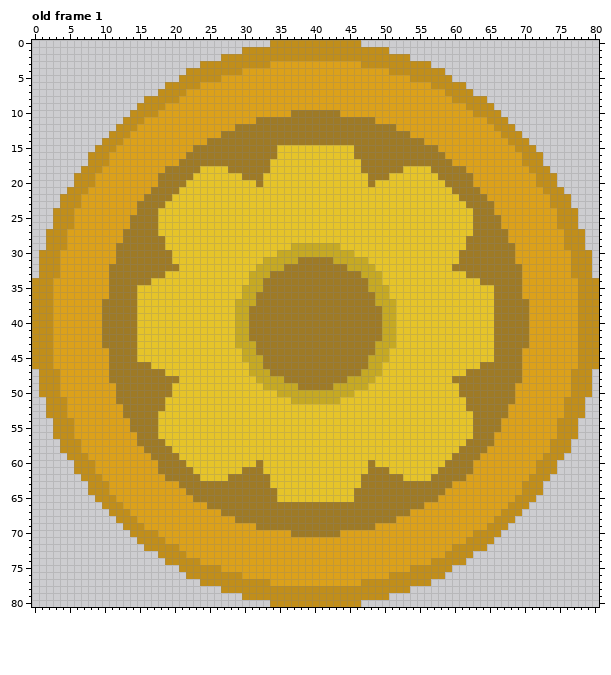
Pixel-art file -- images/aseprite/slider.aseprite. Above, as it was before the edit.
81x81 pixels, 1 frame. Shown: old frame 1.
The result:
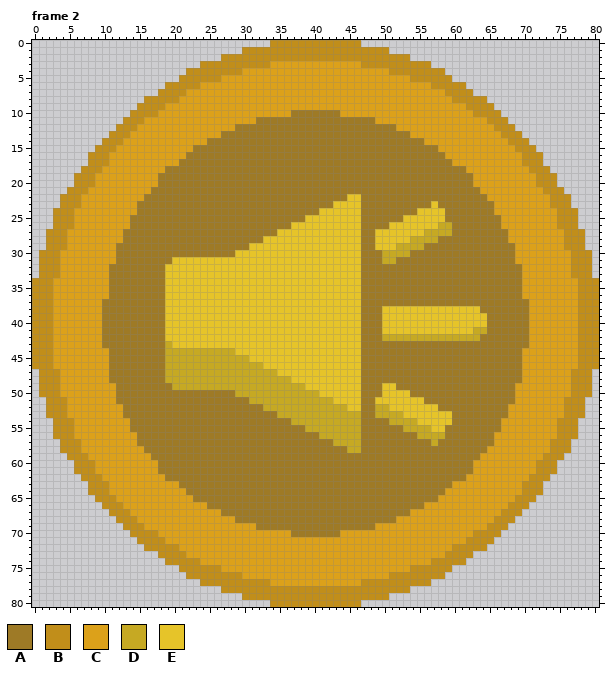
Palette (. is transparent): A #9e7a26  B #c18e1a  C #dca11a  D #c6a923  E #e6c429
A new or re-ordered frame is compared with the old frame closest to it.
Change:
frames 1 -> 2
Changed rows in their new state; - is an unchanged pixel.
Frame 2 is new; against old frame 1:
first column x 15:
15 --------------------AAAAAAAAAAA--------------------
16 --------------------AAAAAAAAAAA--------------------
17 -------------------AAAAAAAAAAAAA-------------------
18 ---------AAAA------AAAAAAAAAAAAA------AAAA---------
19 --------AAAAAAA---AAAAAAAAAAAAAAA---AAAAAAA--------
20 -------AAAAAAAAAA-AAAAAAAAAAAAAAA-AAAAAAAAAA-------
21 ------AAAAAAAAAAAAAAAAAAAAAAAAAAAAAAAAAAAAAAA------
22 -----AAAAAAAAAAAAAAAAAAAAAAAAA--AAAAAAAAAAAAAA-----
23 ----AAAAAAAAAAAAAAAAAAAAAAAA----AAAAAAAAAA-AAAA----
24 ---AAAAAAAAAAAAAAAAAAAAAAA------AAAAAAAA----AAAA---
25 ---AAAAAAAAAAAAAAAAAAAAA--------AAAAAA------AAAA---
26 ---AAAAAAAAAAAAAAAAAAA----------AAAA-------DDAAA---
27 ---AAAAAAAAAAAAAAAAA------------AA-------DDDDAAA---
28 ----AAAAAAAAAAAAAA--------------AA-----DDDDAAAA----
29 ----AAAAAAAAAAAA------EEEEEEE---AA---DDDDAAAAAA----
30 -----AAAAAAAAA------EEEEEEEEEEE-AAADDDDAAAAAAA-----
31 ------------------EEEEEEEEEEEEEEAAADDAAAAAAAAA-----
32 ----EE-----------EEEEEEEEEEEEEEEAAAAAAAAAAAAA------
33 ----------------EEEEEEEEEEEEEEEEAAAAAAAAAAAAAAA----
34 --AA------------EEEEEEEEEEEEEEEE-AAAAAAAAAAAAAAAA--
35 AAAA-----------EEEEEEEEEEEEEEEEE-AAAAAAAAAAAAAAAAAA
36 AAAA-----------EEEEEEEEEEEEEEEEE--AAAAAAAAAAAAAAAAA
37 AAAA----------EEEEEEEEEEEEEEEEEE--AAAAAAAAAAAAAAAAA
38 AAAA----------EEEEEEEEEEEEEEEEEE---EE------------AA
39 AAAA----------EEEEEEEEEEEEEEEEEE---EE-------------A
40 AAAA----------EEEEEEEEEEEEEEEEEE---EE-------------A
41 AAAA----------EEEEEEEEEEEEEEEEEE---EE-----------DDA
42 AAAA----------EEEEEEEEEEEEEEEEEE-----DDDDDDDDDDDDAA
43 AAAAD---------EEEEEEEEEEEEEEEEEE--AAAAAAAAAAAAAAAAA
44 AAAADDDDDDDDDD-EEEEEEEEEEEEEEEEE--AAAAAAAAAAAAAAAAA
45 AAAADDDDDDDDDDD-EEEEEEEEEEEEEEEE-AAAAAAAAAAAAAAAAAA
46 --AADDDDDDDDDDDD--EEEEEEEEEEEEEE-AAAAAAAAAAAAAAAA--
47 ----DDDDDDDDDDDD---DEEEEEEEEEEEEAAAAAAAAAAAAAAA----
48 ----DDDDDDDDDDDDD----DEEEEEEEEEEAAAAAAAAAAAAA------
49 -----DDDDDDDDDDDDD-----DEEEEEEEEAAA--AAAAAAAAA-----
50 -----AAAAAAAAADDDDDD------EEEEE-AAA----AAAAAAA-----
51 ----AAAAAAAAAAAADDDDDD------E---AA-------AAAAAA----
52 ----AAAAAAAAAAAAAADDDDDDDDDDDD--AADD-------AAAA----
53 ---AAAAAAAAAAAAAAAAADDDDDDDDDDDDAADDDD-------AAA---
54 ---AAAAAAAAAAAAAAAAAAADDDDDDDDDDAAAADDDD-----AAA---
55 ---AAAAAAAAAAAAAAAAAAAAADDDDDDDDAAAAAADDDD--AAAA---
56 ---AAAAAAAAAAAAAAAAAAAAAAADDDDDDAAAAAAAADDDDAAAA---
57 ----AAAAAAAAAAAAAAAAAAAAAAAADDDDAAAAAAAAAADAAAA----
58 -----AAAAAAAAAAAAAAAAAAAAAAAAADDAAAAAAAAAAAAAA-----
59 ------AAAAAAAAAAAAAAAAAAAAAAAAAAAAAAAAAAAAAAA------
60 -------AAAAAAAAAA-AAAAAAAAAAAAAAA-AAAAAAAAAA-------
61 --------AAAAAAA---AAAAAAAAAAAAAAA---AAAAAAA--------
62 ---------AAAA------AAAAAAAAAAAAA------AAAA---------
63 -------------------AAAAAAAAAAAAA-------------------
64 --------------------AAAAAAAAAAA--------------------
65 --------------------AAAAAAAAAAA--------------------
Changed places in both pictures, as pixel boxes (x1, y1, x2, y2):
changed: (137, 145, 494, 502)
